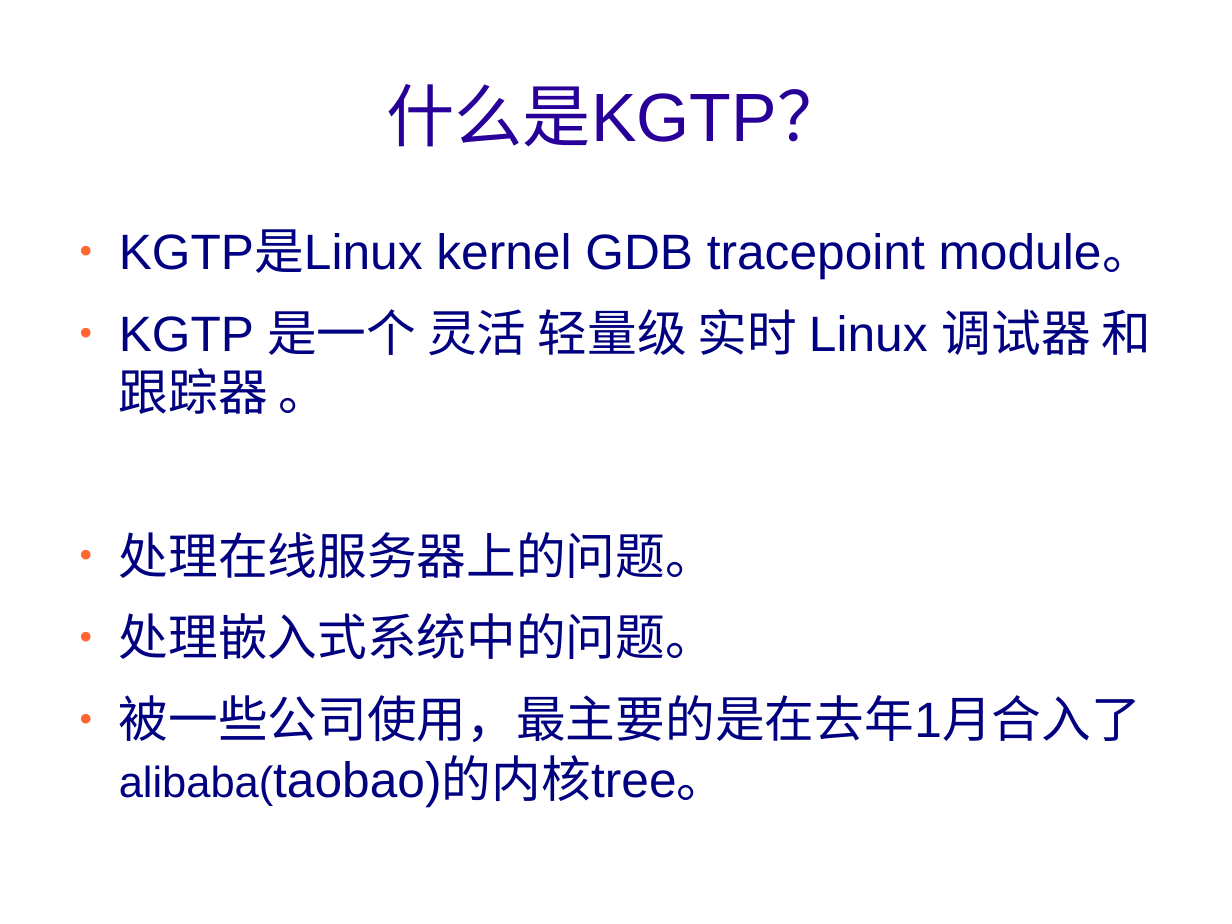
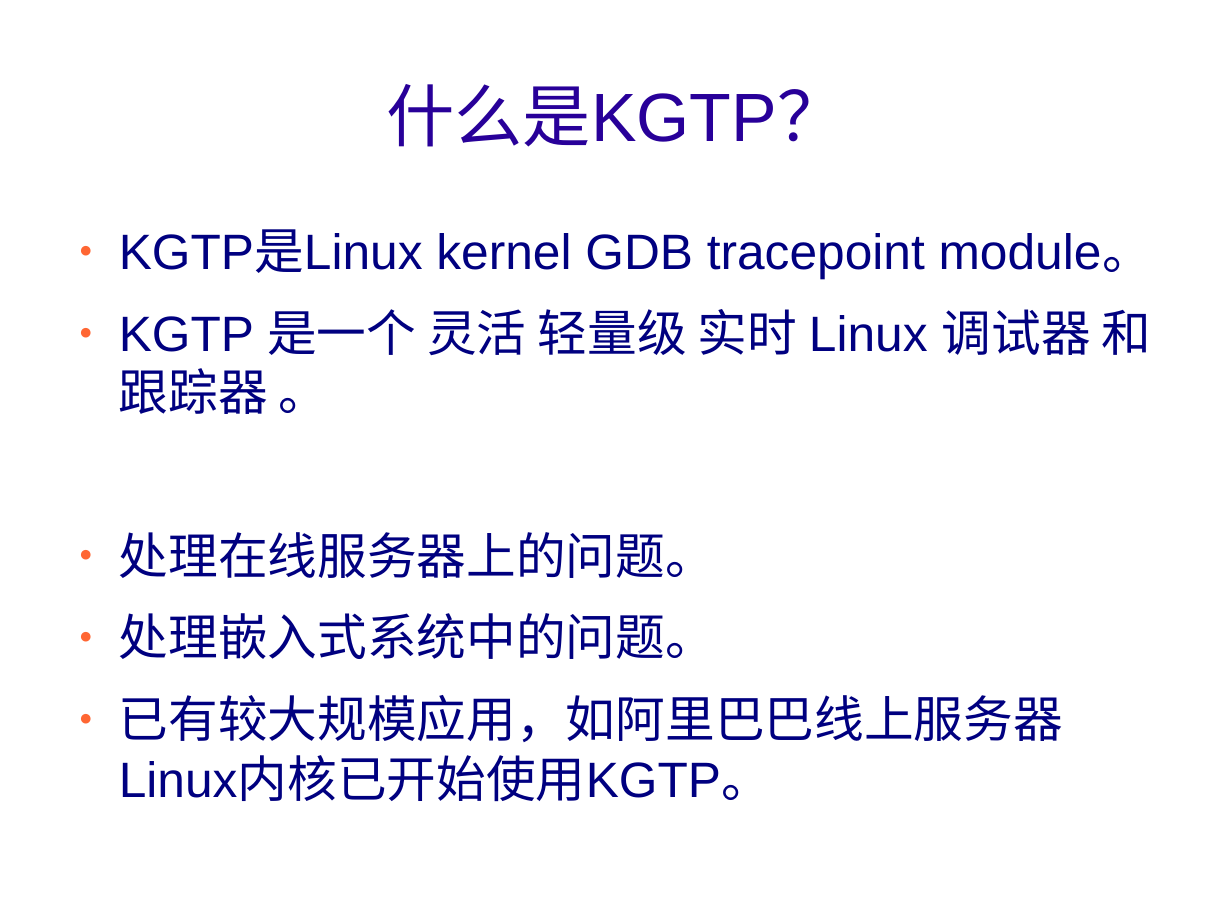
Before and after one commit to teawater/kgtp-misc, a slide deck: slide 2 of show/introduce/kgtpcn.odp. Drawn at 1232x924 pixels with LibreOffice and Linux fonts; fonts in the diff are those of the drawing; background and template pictures are left out. Boxes give left, top, right and bottom in pixels: in the first picture for what was removed or moved away, otherwise in the second. Text is boxed around its words. In the diff, an @@ line names an element or a change of style, - is before the commit and + after.

```diff
--- a/show/introduce/kgtpcn.odp
+++ b/show/introduce/kgtpcn.odp
@@ text at box(119, 695, 1063, 802): text changed @@
-● 被一些公司使用，最主要的是在去年1月合入了alibaba(taobao)的内核tree。
+● 已有较大规模应用，如阿里巴巴线上服务器Linux内核已开始使用KGTP。
```
Also in this commit, not shown: 9 other slides changed, 1 slide added.
